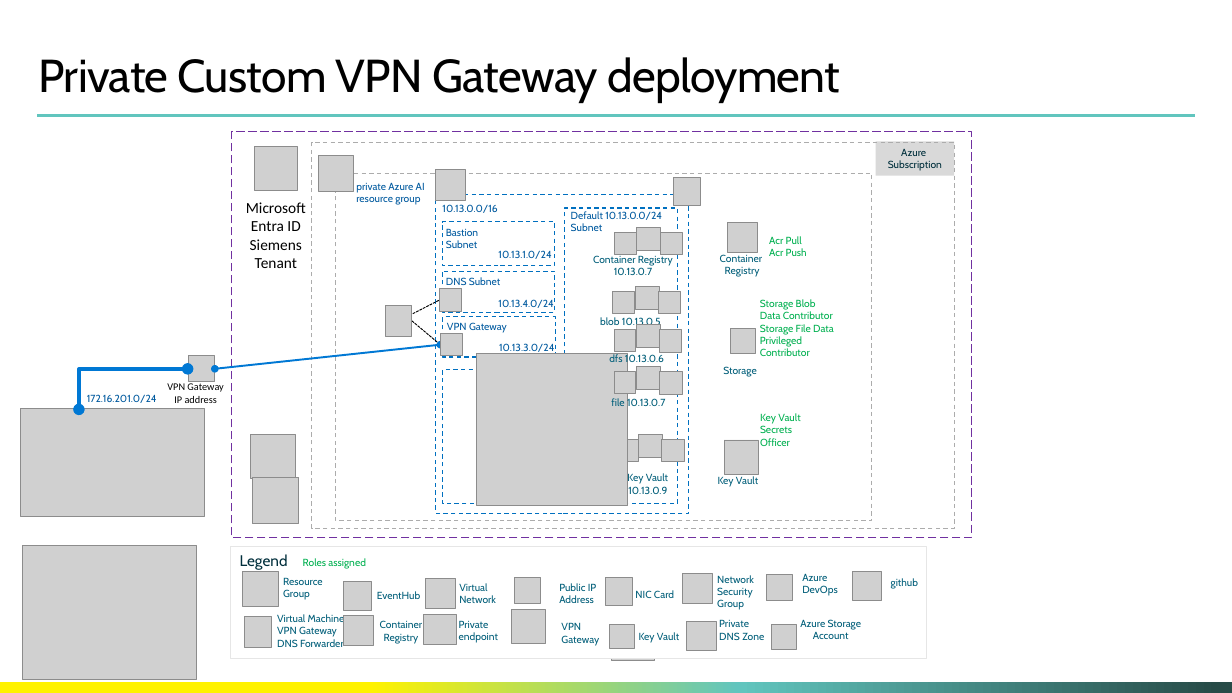
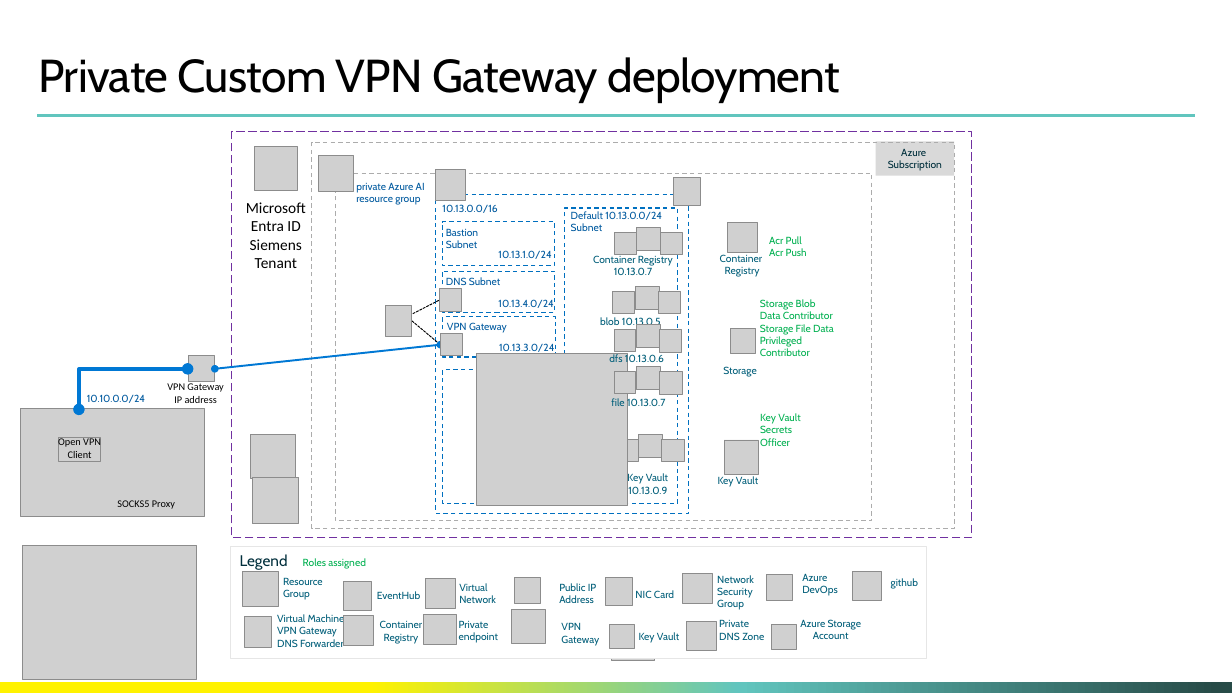
Before and after one commit to flecoqui/vpn-automated, a slide deck: slide 3 of diagrams/vpn-automated.pptx. Drawn at 1232x693 pixels with LibreOffice and Linux fonts; fonts in the diff are those of the drawing; grey boxes stand for pictures; background and template pictures are left out. Boxes give left, top, right and bottom in pixels: in the first picture for what was removed or moved away, otherwise in the second. Text is boxed around its words. In the diff, an @@ line names an element or a change of style, - is before the commit and + after.

```diff
--- a/diagrams/vpn-automated.pptx
+++ b/diagrams/vpn-automated.pptx
@@ text at (87, 394, 145, 403): text changed @@
-172.16.201.0/24
+10.10.0.0/24
@@ text added at (58, 437, 101, 458), 8 pt, text #000000 @@
+Open VPN
+Client
@@ picture added at (59, 437, 101, 461) @@
@@ text added at (117, 500, 175, 509), 8 pt, text #000000 @@
+SOCKS5 Proxy
```
Also in this commit, not shown: 4 other files.
